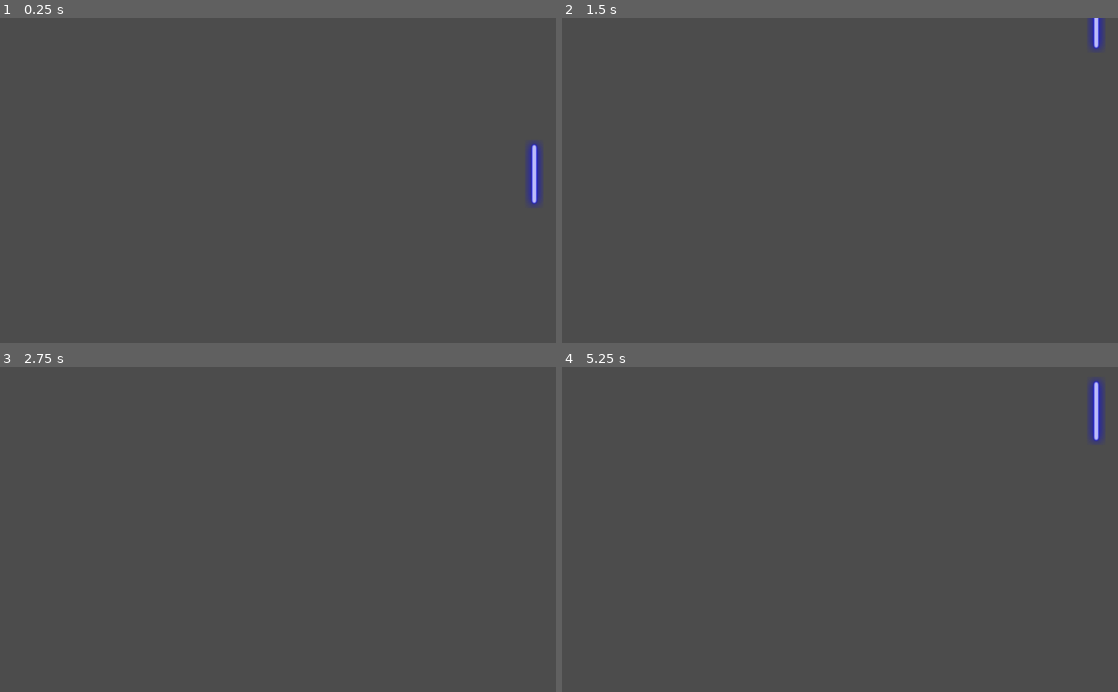
Above: before the commit, frames 1-4 (two rows, left to right).
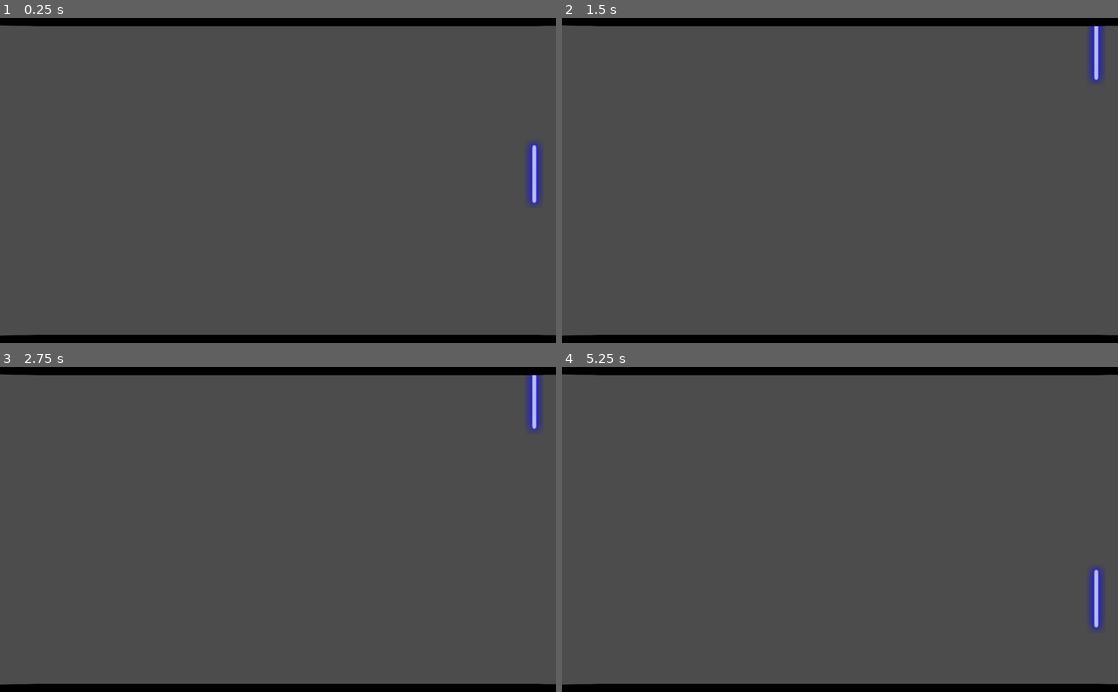
Above: after the commit, the same moments.

Repository: MeCodeMyself/godotpong
Game: Godot game, scene res://World.tscn
The game is run twice, just before and just after one commit, with the same random seed, the same clock (stepped at 60 frames per second) and the same inputs. The engine's default icon, where the game draws it, is replaced by a stand-in: a white triangle on a blue panel in a dark square.
Inputs (mouse positions are in pixels of both pictures, inside the frame that each line leads up to):
- Up to frame 1 (0.25 s): no input
- Up to frame 2 (1.5 s): tap Enter at 0.5 s; move the mouse to (962, 164) at 0.52 s; hold Up (ui_up) 0.53-1.25 s; click (962, 164) at 0.67 s; drag from (728, 196) to (812, 245) at 1.27 s
- Up to frame 3 (2.75 s): tap Space at 2 s; move the mouse to (333, 458) at 2.02 s; hold Up (ui_up) from 2.03 s (still down)
- Up to frame 4 (5.25 s): release Up (ui_up) at 2.75 s; tap Enter at 2.75, 5 s; drag from (812, 594) to (673, 480) at 2.77 s; tap Space at 3.5 s; move the mouse to (1006, 578) at 3.52 s; hold Down (ui_down) 3.53-4.25 s; drag from (673, 480) to (756, 448) at 4.27 s; move the mouse to (867, 529) at 5.02 s; hold Down (ui_down) from 5.03 s (still down); click (867, 529) at 5.17 s

The runs differ from the first frame. In frame 1, 5.1% of the frame differs, in the area x 0-100%, y 0-100%; in frame 2, 5.4%; in frame 3, 5.6%; in frame 4, 6.2%.

Commit message:
Update World.tscn for map borders.
Created the boundaries so players can't leave the play area. Gotta go eat now too so yeah.

Diff:
--- a/GodotPong/World.tscn
+++ b/GodotPong/World.tscn
@@ -1,11 +1,15 @@
-[gd_scene load_steps=4 format=2]
+[gd_scene load_steps=6 format=2]
 
 [ext_resource path="res://Pong_graphics/sprites.png" type="Texture" id=1]
+[ext_resource path="res://icon.png" type="Texture" id=2]
 [ext_resource path="res://Player.gd" type="Script" id=3]
 
 [sub_resource type="CapsuleShape2D" id=1]
 radius = 0.0
 height = 92.0
+
+[sub_resource type="RectangleShape2D" id=2]
+extents = Vector2( 32, 32 )
 
 [node name="World" type="Node"]
 
@@ -23,3 +27,33 @@
 texture = ExtResource( 1 )
 region_enabled = true
 region_rect = Rect2( 58, 12, 34, 126 )
+
+[node name="Borders" type="Node" parent="."]
+
+[node name="Border2" type="StaticBody2D" parent="Borders"]
+position = Vector2( 528, 600 )
+scale = Vector2( 17.3694, 0.465507 )
+__meta__ = {
+"_edit_group_": true
+}
+
+[node name="CollisionShape2D" type="CollisionShape2D" parent="Borders/Border2"]
+shape = SubResource( 2 )
+
+[node name="Sprite" type="Sprite" parent="Borders/Border2"]
+modulate = Color( 0, 0, 0, 1 )
+texture = ExtResource( 2 )
+
+[node name="Border" type="StaticBody2D" parent="Borders"]
+position = Vector2( 528, -2.84217e-14 )
+scale = Vector2( 17.3694, 0.465507 )
+__meta__ = {
+"_edit_group_": true
+}
+
+[node name="CollisionShape2D" type="CollisionShape2D" parent="Borders/Border"]
+shape = SubResource( 2 )
+
+[node name="Sprite" type="Sprite" parent="Borders/Border"]
+modulate = Color( 0, 0, 0, 1 )
+texture = ExtResource( 2 )
